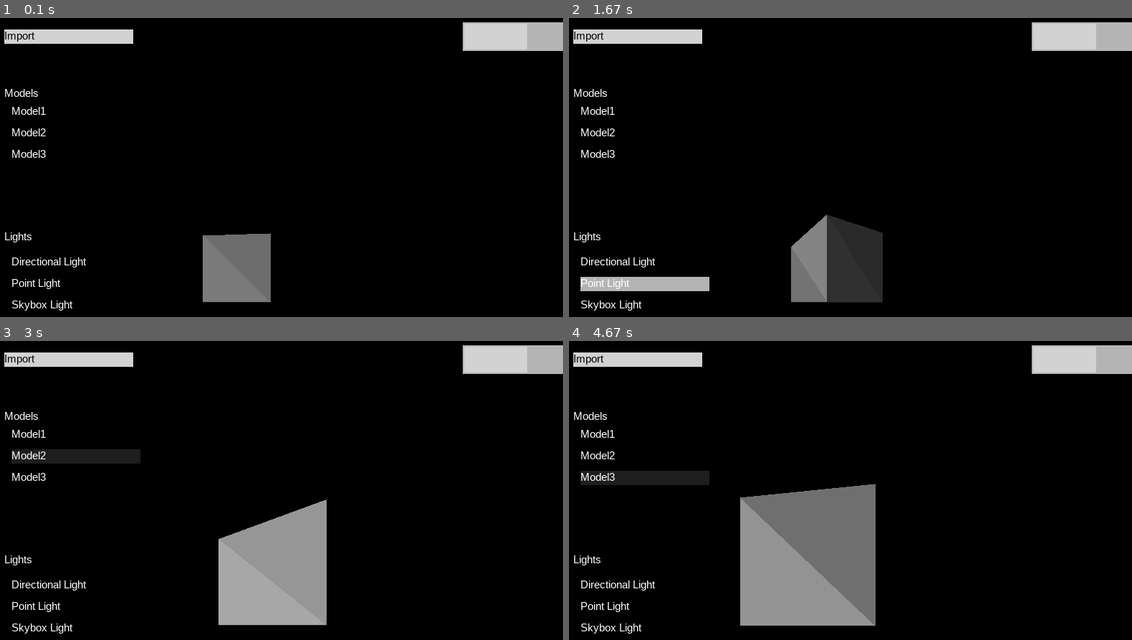
Above: before the commit, frames 1-4 (two rows, left to right).
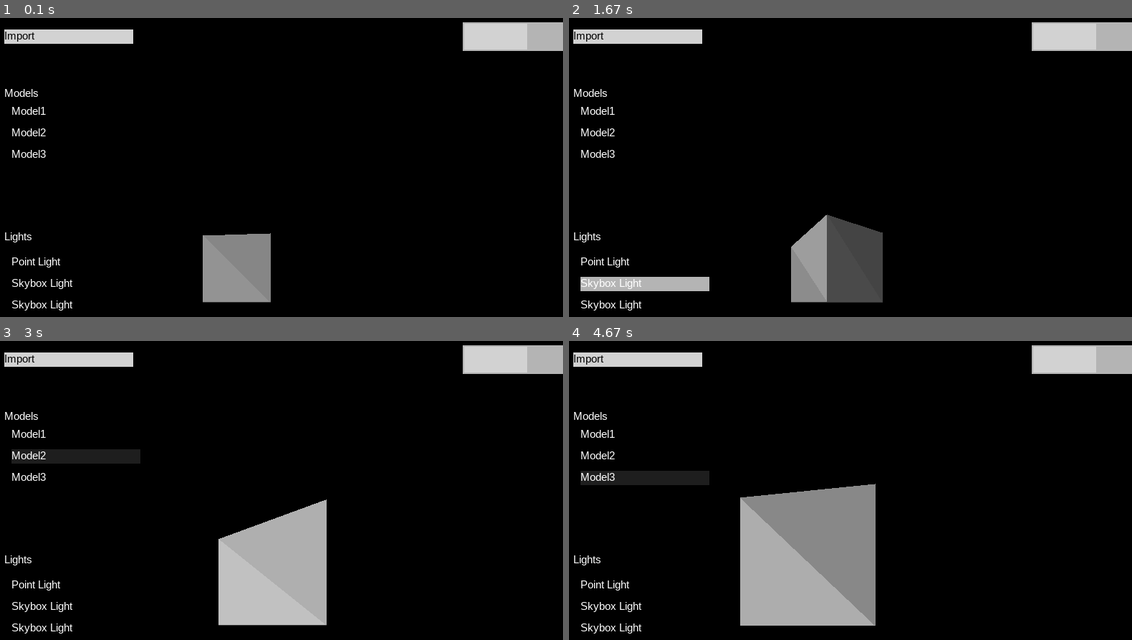
Above: after the commit, the same moments.

Repository: MichalTraczyk/pygame-3d-renderer
Game: pygame game, started from src/main.py
The game is run twice, just before and just after one commit, with the same random seed, the same clock (stepped at 60 frames per second) and the same inputs.
Inputs (mouse positions are in pixels of both pictures, inside the frame that each line leads up to):
- Up to frame 1 (0.1 s): no input
- Up to frame 2 (1.67 s): click "Model1" at 0.38 s; click (outside the picture) at 0.72 s; click "Import" at 1.05 s; click (642, 287) at 1.38 s
- Up to frame 3 (3 s): click (outside the picture) at 1.72 s; click "Model2" at 2.55 s; click (outside the picture) at 2.88 s
- Up to frame 4 (4.67 s): click (670, 433) at 3.22 s; click (outside the picture) at 3.55 s; click (outside the picture) at 3.88 s; click "Model3" at 4.22 s; click (outside the picture) at 4.55 s

The runs differ from the first frame. In frame 1, 3.1% of the frame differs, in the area x 2-49%, y 71-96%; in frame 2, 4.5%; in frame 3, 7.2%; in frame 4, 11%, in the area x 2-55%, y 47-96%.

Commit message:
Lights list in shown on list

Diff:
--- a/src/Light/LightManager.py
+++ b/src/Light/LightManager.py
@@ -4,10 +4,16 @@
 
 class LightManager:
     lights: [LightSource] = []
+    lights_changed_listeners = []
 
+    @staticmethod
+    def add_change_listener(listener):
+        LightManager.lights_changed_listeners.append(listener)
     @staticmethod
     def register_light(light: LightSource):
         LightManager.lights.append(light)
+        for listener in LightManager.lights_changed_listeners:
+            listener(LightManager.lights)
 
     @staticmethod
     def calculate_light(face: WorldFace):
--- a/src/Light/LightSourcesTypes.py
+++ b/src/Light/LightSourcesTypes.py
@@ -19,6 +19,8 @@
         if dot < 0:
             dot = 0
         return self.intensity * dot
+    def __str__(self):
+        return "Directional Light"
 
 
 class PointLight(LightSource):
@@ -35,6 +37,8 @@
             dot = 0
 
         return self.intensity * dot / VectorMath.Length(VectorMath.face_middle(face))
+    def __str__(self):
+        return "Point Light"
 
 
 class SkyboxLight(LightSource):
@@ -43,3 +47,6 @@
 
     def get_light_level(self, face: WorldFace):
         return self.intensity
+
+    def __str__(self):
+        return "Skybox Light"
--- a/src/Screen.py
+++ b/src/Screen.py
@@ -29,8 +29,12 @@
         mesh = Primitives.generate_box()
         obj = DrawableMesh(Vector3(0.2, 0, 2))
         obj.assignMesh(mesh)
+
         canvas = MainCanvas(Vector2(self.resolution,self.resolution))
+        LightManager.add_change_listener(canvas.hierarchy.lights_changed)
+
         LightManager.register_light(PointLight(Vector3(-1, 0.5, 0.5), 0.9))
+        LightManager.register_light(SkyboxLight(Vector3(0, 0, 0), 0.1))
         LightManager.register_light(SkyboxLight(Vector3(0, 0, 0), 0.1))
         #LightManager.register_light(DirectionalLight(Vector3(0,0,0),Vector3(1,-1,-1), 1))
         EventSystem.AddOnQuitListener(self.onQuit)
--- a/src/UI/Screens/HierarchyScreen.py
+++ b/src/UI/Screens/HierarchyScreen.py
@@ -1,5 +1,6 @@
 from pygame import Vector2
 
+from src.Light.LightSourcesTypes import *
 from src.Systems.Drawable import Drawable
 from src.Systems.Updatable import Updatable
 from src.UI.UIElements.Button import Button
@@ -15,7 +16,7 @@
         elementHeight = 20
         self.position = position
         padding = 20
-        element_size = (elementWidth, elementHeight)
+        self.element_size = (elementWidth, elementHeight)
         import_button = Button((elementWidth, elementHeight),
                              (self.position.x + padding, self.position.y + padding), "Import")
 
@@ -28,9 +29,9 @@
                                          (self.position.x + padding, self.position.y + 120))
 
         self.modelsList.add_select_listener(self.select_element)
-        el = ExpandableList.get_default_element(element_size, "Model1")
-        el1 = ExpandableList.get_default_element(element_size, "Model2")
-        el2 = ExpandableList.get_default_element(element_size, "Model3")
+        el = ExpandableList.get_default_element(self.element_size, "Model1")
+        el1 = ExpandableList.get_default_element(self.element_size, "Model2")
+        el2 = ExpandableList.get_default_element(self.element_size, "Model3")
         self.modelsList.add_element(el)
         self.modelsList.add_element(el1)
         self.modelsList.add_element(el2)
@@ -40,16 +41,17 @@
         self.lightsList = ExpandableList((elementWidth, 300),
                                          (self.position.x + padding, self.position.y + 330))
         self.lightsList.add_select_listener(self.select_element)
-        ell = ExpandableList.get_default_element(element_size, "Directional Light")
-        ell1 = ExpandableList.get_default_element(element_size, "Point Light")
-        ell2 = ExpandableList.get_default_element(element_size, "Skybox Light")
-        self.lightsList.add_element(ell)
-        self.lightsList.add_element(ell1)
-        self.lightsList.add_element(ell2)
 
         self.selected_element = None
         self.selected_object = None
+    def lights_changed(self, lights):
+        self.lightsList.clear()
 
+        for l in lights:
+            e = ExpandableList.get_default_element(self.element_size, l.__str__())
+            self.lightsList.add_element(e)
+
+        print("lights changed")
     def select_element(self, element):
         print(element)
         if self.selected_element is not None:
--- a/src/UI/UIElements/ExpandableList.py
+++ b/src/UI/UIElements/ExpandableList.py
@@ -11,6 +11,8 @@
         self.indent = 10
         self.listeners = []
 
+    def clear(self):
+        del self.elements[:]
     def add_element(self, element):
         self.elements.append(element)
         self.update_positions()
